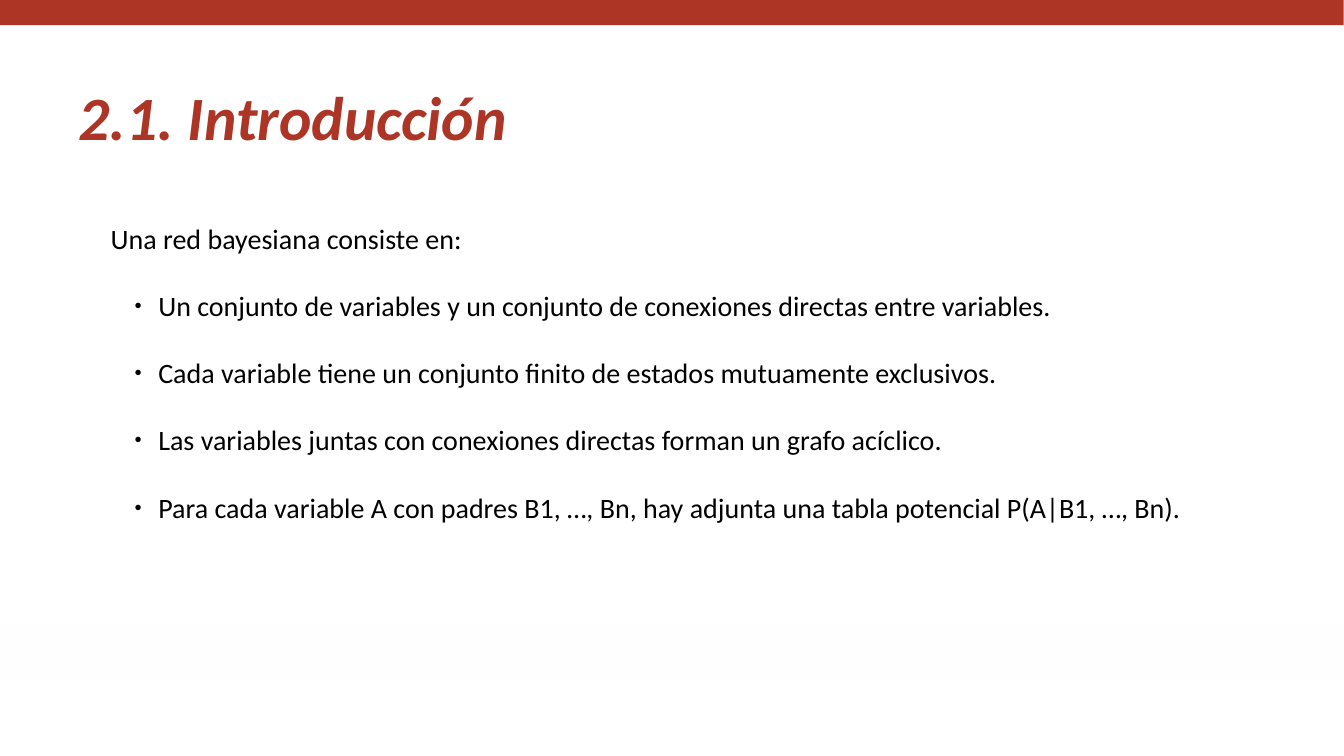
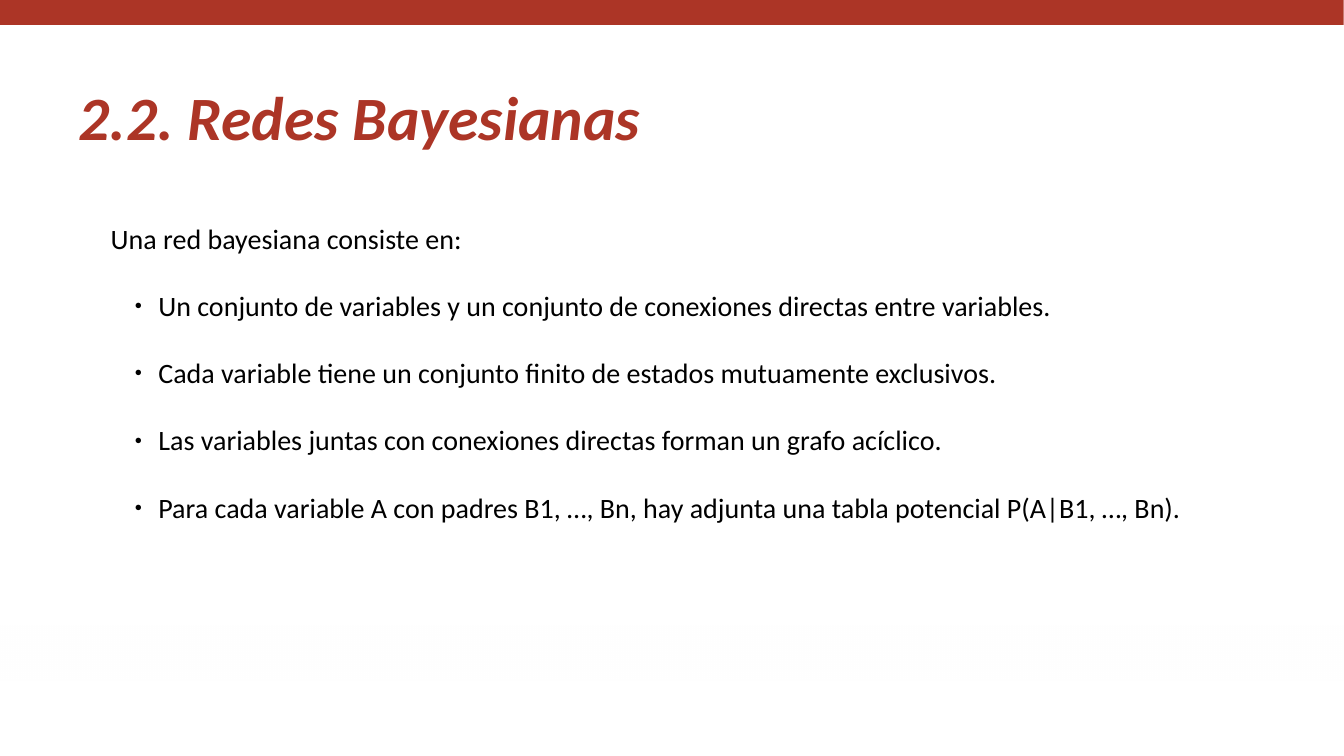
Before and after one commit to igomezv/RazonamientoProbabilistico, a slide deck: slide 9 of slides/M4_L2_bjp_2.pptx (slide 5 before the commit). Drawn at 1344x756 pixels with LibreOffice and Linux fonts; fonts in the diff are those of the drawing; background and template pictures are left out. Boxes give left, top, right and bottom in pixels: in the first picture for what was removed or moved away, otherwise in the second. Text is boxed around its words. In the diff, an @@ line names an element or a change of style, - is before the commit and + after.

```diff
--- a/slides/M4_L2_bjp_2.pptx
+++ b/slides/M4_L2_bjp_2.pptx
@@ text at [79,96,640,150]: text changed @@
-2.1. Introducción
+2.2. Redes Bayesianas
```
Also in this commit, not shown: 5 other slides changed, 1 slide added, 1 slide removed.
